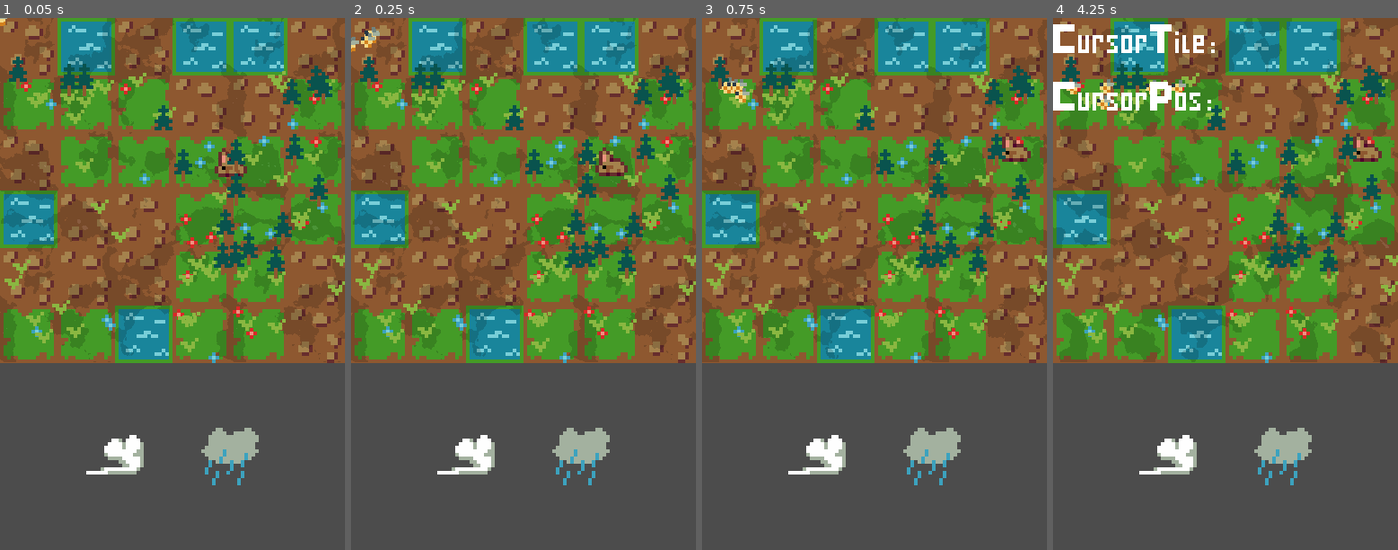
Above: before the commit, frames 1-4 (left to right).
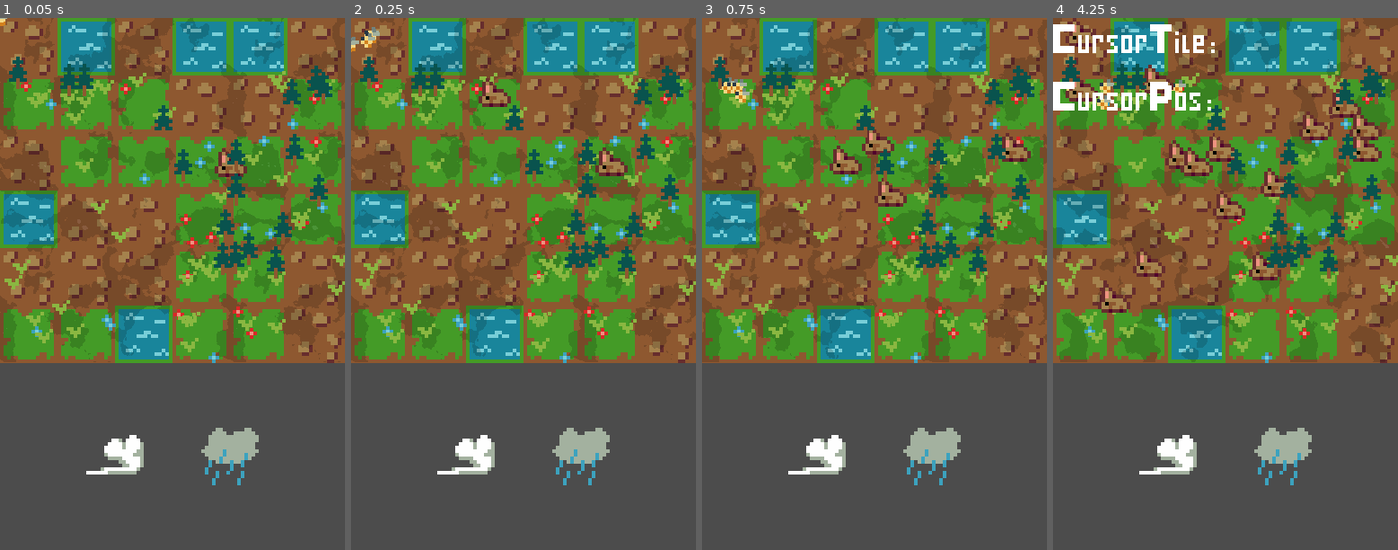
Above: after the commit, the same moments.

Repository: MrBSmith/Haven
Game: Godot game, scene res://Scenes/Garden/Garden.tscn
Same seed, same stepped clock (60 frames per second), same inputs: the game is played once before the commit and once after it. The engine's default icon, where the game draws it, is replaced by a stand-in: a white triangle on a blue panel in a dark square.
Inputs (mouse positions are in pixels of both pictures, inside the frame that each line leads up to):
- Up to frame 1 (0.05 s): no input
- Up to frame 2 (0.25 s): no input
- Up to frame 3 (0.75 s): tap Enter (ui_accept) at 0.5 s; press the mouse at (874, 284) at 0.53 s
- Up to frame 4 (4.25 s): tap Enter (ui_accept) at 0.77, 1.52, 3.02, 3.77 s; move the mouse to (1166, 454) at 1.27 s; release the mouse at (1166, 454) at 1.28 s; click (1166, 454) at 1.35 s; move the mouse to (1284, 454) at 2.02 s; press the mouse at (1284, 454) at 2.03 s; move the mouse to (1208, 390) at 2.77 s; release the mouse at (1208, 390) at 2.78 s; click (1208, 390) at 2.85 s; move the mouse to (1329, 363) at 3.52 s; press the mouse at (1329, 363) at 3.53 s; tap F5 (toggle_debug) at 4.15 s

Frame 1 is identical in both runs. In frame 2, 0.3% of the frame differs, in the area x 36-47%, y 11-17%; in frame 3, 0.9%; in frame 4, 3.6%, in the area x 3-96%, y 0-56%.
Error in both runs: Left operand of 'is' was already freed. (res://Scenes/Animals/Behaviour/CommunStates/Gather.gd:41)

Commit message:
Appearing naive method

Diff:
--- /dev/null
+++ b/AbstractClasses/ClassFinder.gd
@@ -0,0 +1,90 @@
+extends Node
+class_name ClassFinder
+
+export var debug : bool = false
+
+export var dir_path : String = ""
+export var targeted_class : String = ""
+export var exceptions_array : Array = []
+var target_array : Array = []
+
+#### ACCESSORS ####
+
+
+
+#### BUILT-IN ####
+
+func _ready():
+	if debug:
+		print_debug("    ----- FINDING " + targeted_class + " -----    ")
+	find_all_scene_of_class(dir_path) # Generate the chapter dynamicly
+
+
+#### LOGIC ####
+
+# Loop through every folders and files in the current dir
+# If it finds a target, store it, else continue digging
+func find_all_scene_of_class(path : String = ""):
+	if path == "":
+		if debug:
+			print("ERROR: the find_all_script_of_class method has no specified path")
+		return
+
+	var dir = Directory.new()
+	if dir.open(path) == OK:
+		dir.list_dir_begin(true)
+		var current_file_name : String = dir.get_next()
+
+		while current_file_name != "":
+			# Continue digging if the current file is a dir
+			if dir.current_is_dir():
+				if debug:
+					print("Found directory: " + current_file_name)
+				var current_dir_path = get_current_file_path(dir, current_file_name)
+				find_all_scene_of_class(current_dir_path)
+
+			# If the file is a targeted scene, store it in the target_array
+			else:
+				var current_scene_path = get_current_file_path(dir, current_file_name)
+				if current_scene_path.ends_with(".tscn"):
+					var scene = load(current_scene_path)
+					var instance = scene.instance()
+
+					if instance.has_method("is_type") && instance.is_type(targeted_class) \
+						&& !is_exception(current_file_name):
+						target_array.append([instance, scene])
+						if debug:
+							print("       Found target file: " + current_file_name)
+					else:
+						instance.queue_free()
+
+			# Access the next file/folder
+			current_file_name = dir.get_next()
+
+	else:
+		if debug:
+			print("ERROR : the directory '" + path + "' can't be found")
+
+
+# Retruns the path of the current file pointed by the dir object
+func get_current_file_path(dir : Directory, current_file_name : String) -> String:
+	return dir.get_current_dir() + "/" + current_file_name
+
+
+# Returns true if the given file is in the list of exceptions
+func is_exception(file_name: String) -> bool:
+	for exept in exceptions_array:
+		if exept.is_subsequence_of(file_name):
+			return true
+	return false
+
+
+#### VIRTUALS ####
+
+
+
+#### INPUTS ####
+
+
+
+#### SIGNAL RESPONSES ####
--- a/AbstractClasses/Tile.gd
+++ b/AbstractClasses/Tile.gd
@@ -26,11 +26,8 @@
 
 #### ACCESSORS ####
 
-func get_tile_type():
-	return tile_type
-
-func get_tile_type_name():
-	return tile_type.get_type_name()
+func get_tile_type(): return tile_type
+func get_tile_type_name(): return tile_type.get_type_name()
 
 func set_grid_position(value: Vector2):
 	grid_position = value
--- a/Autoloads/AnimalSpawn.gd
+++ b/Autoloads/AnimalSpawn.gd
@@ -1,9 +1,7 @@
-extends Node
+extends ClassFinder
 
-export var dir_path : String = ""
-export var targeted_class : String = ""
-export var exceptions_array : Array = []
-var target_array : Array = []
+var animals_node : Node = null
+var grid_node : Node = null
 
 #### ACCESSORS ####
 
@@ -12,63 +10,33 @@
 #### BUILT-IN ####
 
 func _ready():
-	print_debug("    ----- FINDING " + targeted_class + " -----    ")
-	find_all_scene_of_class(dir_path) # Generate the chapter dynamicly
-
+	var _err = $Timer.connect("timeout", self, "_on_timer_timeout")
 
 #### LOGIC ####
 
-# Loop through every folders and files in the current dir
-# If it finds a target, store it, else continue digging
-func find_all_scene_of_class(path : String = ""):
-	if path == "":
-		print("ERROR: the find_all_script_of_class method has no specified path")
+func spawn_animals():
+	if !animals_node:
+		animals_node = get_tree().get_current_scene().find_node("Animals")
+
+	if !grid_node:
+		grid_node = get_tree().get_current_scene().find_node("Grid")
+
+
+	if animals_node == null or grid_node == null:
 		return
 
-	var dir = Directory.new()
-	if dir.open(path) == OK:
-		dir.list_dir_begin(true)
-		var current_file_name : String = dir.get_next()
+	for animal in target_array:
+		var singleton = animal[0]
+		var scene = animal[1]
 
-		while current_file_name != "":
-			# Continue digging if the current file is a dir
-			if dir.current_is_dir():
-				print("Found directory: " + current_file_name)
-				var current_dir_path = get_current_file_path(dir, current_file_name)
-				find_all_scene_of_class(current_dir_path)
+		if !singleton.can_appear():
+			continue
 
-			# If the file is a targeted scene, store it in the target_array
-			else:
-				var current_scene_path = get_current_file_path(dir, current_file_name)
-				if current_scene_path.ends_with(".tscn"):
-					var scene = load(current_scene_path)
-					var instance = scene.instance()
-
-					if instance.has_method("is_type") && instance.is_type(targeted_class) \
-						&& !is_exception(current_file_name):
-						target_array.append(instance)
-						print("       Found target file: " + current_file_name)
-					else:
-						instance.queue_free()
-
-			# Access the next file/folder
-			current_file_name = dir.get_next()
-
-	else:
-		print("ERROR : the directory '" + path + "' can't be found")
-
-
-# Retruns the path of the current file pointed by the dir object
-func get_current_file_path(dir : Directory, current_file_name : String) -> String:
-	return dir.get_current_dir() + "/" + current_file_name
-
-
-# Returns true if the given file is in the list of exceptions
-func is_exception(file_name: String) -> bool:
-	for exept in exceptions_array:
-		if exept.is_subsequence_of(file_name):
-			return true
-	return false
+		var appear_tile = singleton.find_appearing_tile(grid_node)
+		if appear_tile != null:
+			var instance = scene.instance()
+			animals_node.call_deferred("add_child", instance)
+			instance.set_global_position(appear_tile.get_global_position())
 
 
 #### VIRTUALS ####
@@ -80,3 +48,6 @@
 
 
 #### SIGNAL RESPONSES ####
+
+func _on_timer_timeout():
+	spawn_animals()
--- a/Autoloads/AnimalSpawn.tscn
+++ b/Autoloads/AnimalSpawn.tscn
@@ -6,4 +6,8 @@
 script = ExtResource( 1 )
 dir_path = "res://Scenes/Animals"
 targeted_class = "Animal"
-exceptions_array = [ "TerrestrialAnimal", "FlyingAnimal" ]
+exceptions_array = [ "Animal.tscn" ]
+
+[node name="Timer" type="Timer" parent="."]
+wait_time = 0.2
+autostart = true
--- a/Scenes/Animals/Animal.gd
+++ b/Scenes/Animals/Animal.gd
@@ -10,6 +10,8 @@
 export var eating_time : float = 3.0
 
 export var appearing_conditions : Array = []
+export var appearing_cond_radius : int = 2
+export (float, 0.0, 100.0, 0.0) var appearing_probability : float = 0.0
 
 var standby : bool = false setget set_standby, get_standby
 var target : PhysicsBody2D = null setget set_target, get_target
@@ -22,7 +24,7 @@
 
 #### ACCESSORS ####
 
-func is_type(type): return type == "Animal" or .is_type(type)
+func is_type(type): return type == "Animal"
 func get_type(): return "Animal"
 
 func set_speed(value: float): speed = value
@@ -140,6 +142,53 @@
 	return null
 
 
+# Throw a random number to now if this animal can appear or not (If the conditions are met)
+func can_appear() -> bool:
+	var rng = rand_range(0.0, 100.0)
+	return rng <= appearing_probability
+
+
+# Find an appearing tile, and returns it. Return null if nothing was found
+func find_appearing_tile(grid_node: Node) -> Tile:
+	var tile_array = grid_node.get_tile_array()
+	tile_array.shuffle()
+
+	for tile in tile_array:
+
+		#### TO BE PLACED IN A STANDALONE FUNCTION
+		if self.is_type("TerrestrialAnimal"):
+			var tile_type_name = tile.get_tile_type_name()
+			if tile_type_name == "Water" or tile_type_name == "Swamp":
+				continue
+
+		var grid_pos = tile.get_grid_position()
+		var tile_area = grid_node.get_tiles_in_radius(grid_pos, appearing_cond_radius)
+		if is_area_favorable(tile_area):
+			return tile
+	return null
+
+
+# Check if an area is favorable for this animal to appear
+func is_area_favorable(tile_array: Array) -> bool:
+	for cond in appearing_conditions:
+		if !is_appear_condition_verified(tile_array, cond):
+			return false
+	return true
+
+
+# Check if a condition for appearing is verified
+func is_appear_condition_verified(tile_array: Array, condition: Array) -> bool:
+	var entity_type = condition[0]
+	var entity_number = condition[1]
+	var nb : int = 0
+	for tile in tile_array:
+		for plant in tile.get_all_plants():
+			if plant.is_type(entity_type):
+				nb += 1
+				if nb >= entity_number:
+					return true
+	return false
+
 #### VIRTUALS ####
 
 
--- a/Scenes/Animals/Behaviour/Pollinating/Queueing.gd
+++ b/Scenes/Animals/Behaviour/Pollinating/Queueing.gd
@@ -17,6 +17,7 @@
 
 	if flower == null:
 		states_machine.set_state("Wander")
+		return
 
 	if flower.get_pollinazer() == null or flower.get_pollinazer().get_ref() == null:
 		animal.reach_for_target(flower)
--- a/Scenes/Animals/FlyingAnimal/FlyingAnimal.gd
+++ b/Scenes/Animals/FlyingAnimal/FlyingAnimal.gd
@@ -6,7 +6,8 @@
 
 #### ACCESSORS ####
 
-
+func is_type(type): return type == "FlyingAnimal" or .is_type(type)
+func get_type(): return "FlyingAnimal"
 
 #### BUILT-IN ####
 
--- a/Scenes/Animals/TerrestrialAnimal/Herbivore/Rabbit/Rabbit.tscn
+++ b/Scenes/Animals/TerrestrialAnimal/Herbivore/Rabbit/Rabbit.tscn
@@ -16,7 +16,9 @@
 z_index = 1
 eatable_types = PoolStringArray( "Grass", "Flower" )
 view_radius = 20.0
-appearing_conditions = [ [ "Grass", 6, 3.0 ] ]
+appearing_conditions = [ [ "Grass", 6 ] ]
+appearing_cond_radius = 3
+appearing_probability = 70.0
 
 [node name="AnimatedSprite" parent="." index="0"]
 position = Vector2( 0, -4 )
--- a/Scenes/Animals/TerrestrialAnimal/TerrestrialAnimal.gd
+++ b/Scenes/Animals/TerrestrialAnimal/TerrestrialAnimal.gd
@@ -5,7 +5,8 @@
 
 #### ACCESSORS ####
 
-
+func is_type(type): return type == "TerrestrialAnimal" or .is_type(type)
+func get_type(): return "TerrestrialAnimal"
 
 #### BUILT-IN ####
 
--- a/Scenes/Card/AOEArea.gd
+++ b/Scenes/Card/AOEArea.gd
@@ -1,4 +1,5 @@
 extends Node2D
+class_name AOE_area
 
 var tile_area_scene = preload("res://Scenes/TileArea/TileArea.tscn")
 
--- /dev/null
+++ b/Scenes/Garden/AreaDebug.gd
@@ -0,0 +1,42 @@
+extends Node2D
+
+#### ACCESSORS ####
+
+
+
+#### BUILT-IN ####
+
+func _ready():
+	if !visible:
+		queue_free()
+
+
+func _process(_delta):
+	var grid_node = get_parent()
+	var mouse_pos = get_global_mouse_position()
+
+	var tile_under_mouse = grid_node.get_tile_at_world_pos(mouse_pos)
+	if tile_under_mouse == null:
+		return
+
+	var tile_pos = tile_under_mouse.get_grid_position()
+	var tiles_in_radius = grid_node.get_tiles_in_radius(tile_pos, 2)
+
+	var area_node = $AOEarea
+	area_node.clear()
+	area_node.create_area(tiles_in_radius)
+
+
+#### LOGIC ####
+
+
+
+#### VIRTUALS ####
+
+
+
+#### INPUTS ####
+
+
+
+#### SIGNAL RESPONSES ####
--- a/Scenes/Garden/Garden.tscn
+++ b/Scenes/Garden/Garden.tscn
@@ -12,6 +12,8 @@
 [ext_resource path="res://Scenes/Animals/TerrestrialAnimal/Herbivore/Rabbit/Rabbit.tscn" type="PackedScene" id=10]
 [ext_resource path="res://Scenes/Garden/Pathfinder.gd" type="Script" id=11]
 [ext_resource path="res://Scenes/Garden/PathVisualizer.gd" type="Script" id=12]
+[ext_resource path="res://Scenes/Garden/AreaDebug.gd" type="Script" id=13]
+[ext_resource path="res://Scenes/Card/AOEArea.gd" type="Script" id=14]
 
 [sub_resource type="RectangleShape2D" id=1]
 
@@ -128,11 +130,15 @@
 "_edit_lock_": true
 }
 
+[node name="AreaDebug" type="Node2D" parent="Grid"]
+visible = false
+script = ExtResource( 13 )
+
+[node name="AOEarea" type="Node2D" parent="Grid/AreaDebug"]
+script = ExtResource( 14 )
+
 [node name="Hand" type="Node2D" parent="."]
 script = ExtResource( 2 )
-__meta__ = {
-"_edit_lock_": true
-}
 
 [node name="WorldEnvironment" type="WorldEnvironment" parent="."]
 environment = SubResource( 3 )
--- a/Scenes/Garden/Grid.gd
+++ b/Scenes/Garden/Grid.gd
@@ -143,6 +143,15 @@
 	return closest_tile
 
 
+# Returns every tiles in the given radius o
+func get_tiles_in_radius(grid_pos: Vector2, radius: int) -> Array:
+	var tile_array = get_tile_array()
+	var result_array : Array = []
+	for tile in tile_array:
+		if tile.get_grid_position().distance_to(grid_pos) <= radius:
+			result_array.append(tile)
+	return result_array
+
 #### INPUTS ####
 
 func _input(event):
--- a/project.godot
+++ b/project.godot
@@ -14,6 +14,11 @@
 "language": "GDScript",
 "path": "res://Resources/CardAOE/AOE.gd"
 }, {
+"base": "Node2D",
+"class": "AOE_area",
+"language": "GDScript",
+"path": "res://Scenes/Card/AOEArea.gd"
+}, {
 "base": "KinematicBody2D",
 "class": "Animal",
 "language": "GDScript",
@@ -48,6 +53,11 @@
 "class": "CircleMotion",
 "language": "GDScript",
 "path": "res://Scenes/Motion/CicrleMotion.gd"
+}, {
+"base": "Node",
+"class": "ClassFinder",
+"language": "GDScript",
+"path": "res://AbstractClasses/ClassFinder.gd"
 }, {
 "base": "Plant",
 "class": "FlowerBase",
@@ -281,6 +291,7 @@
 } ]
 _global_script_class_icons={
 "AOE": "",
+"AOE_area": "",
 "Animal": "",
 "AnimalState": "",
 "Bee": "",
@@ -288,6 +299,7 @@
 "Card": "",
 "CardEffect": "",
 "CircleMotion": "",
+"ClassFinder": "",
 "FlowerBase": "",
 "FlyingAnimal": "",
 "GatherState": "",
Not shown: 1 places in Scenes/Garden/Garden.tscn that only renumber resources
Not shown: 3 places in Scenes/Tiles/TileType/Sand/SandTile.tscn that only renumber resources
